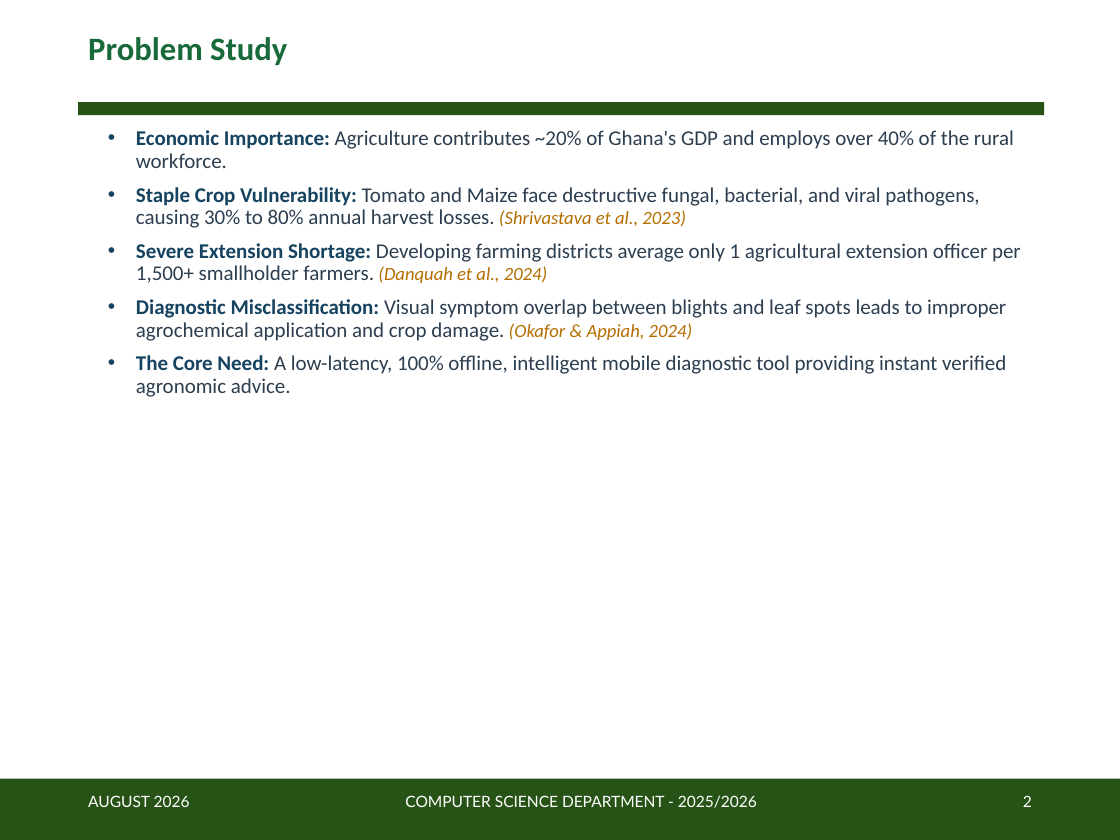
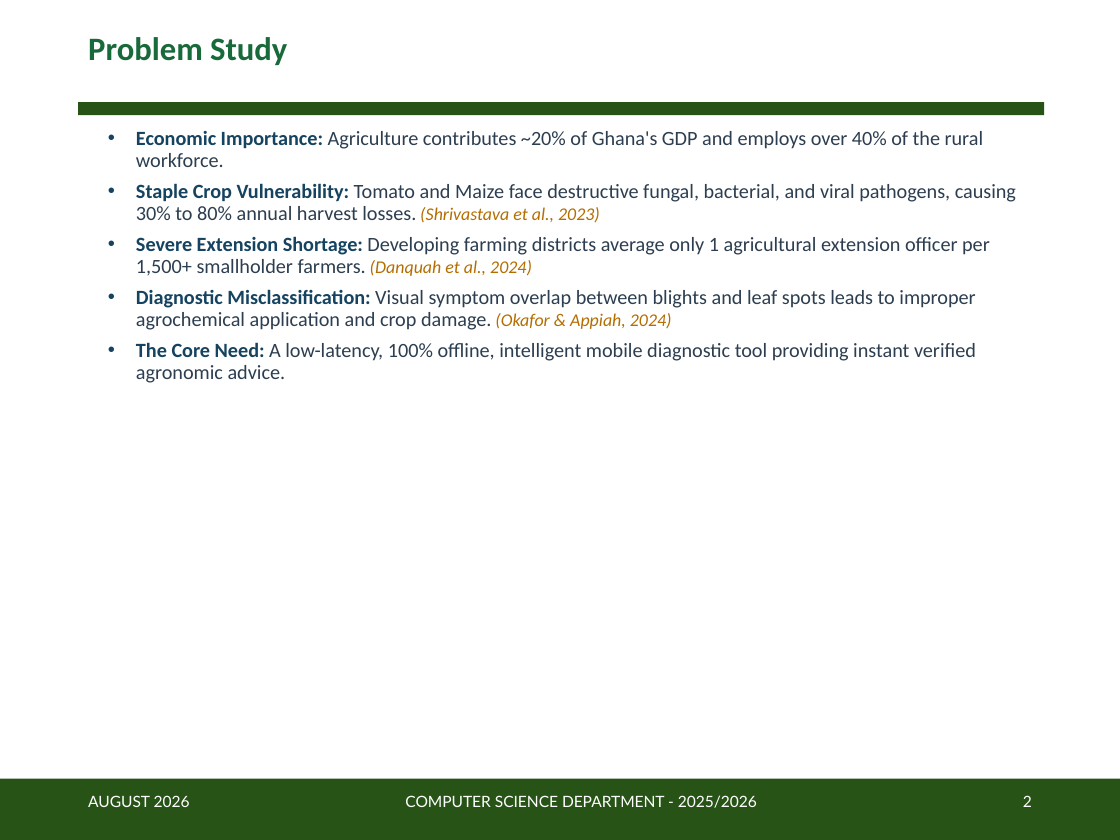
Before and after one commit to Linkindadaba/crop-disease-detection-app-tomato-maize-, a slide deck: slide 2 of Power Point Templete.pptx. Drawn at 1120x840 pixels with LibreOffice and Linux fonts; fonts in the diff are those of the drawing; background and template pictures are left out. Boxes give left, top, right and bottom in pixels: in the first picture for what was removed or moved away, otherwise in the second. Text is boxed around its words. In the diff, an @@ line names an element or a change of style, - is before the commit and + after.

```diff
--- a/Power Point Templete.pptx
+++ b/Power Point Templete.pptx
@@ text "Economic Importance: Agriculture contributes ~20% ..." at <box>136,131,1016,383</box>: size 13.5 to 13 pt; size 12 to 11.5 pt in "(Shrivastava et al., 2023)", "(Danquah et al., 2024)", "(Okafor & Appiah, 2024)"; less space between paragraphs @@
```
Also in this commit, not shown: 8 other slides changed, 1 other file.
